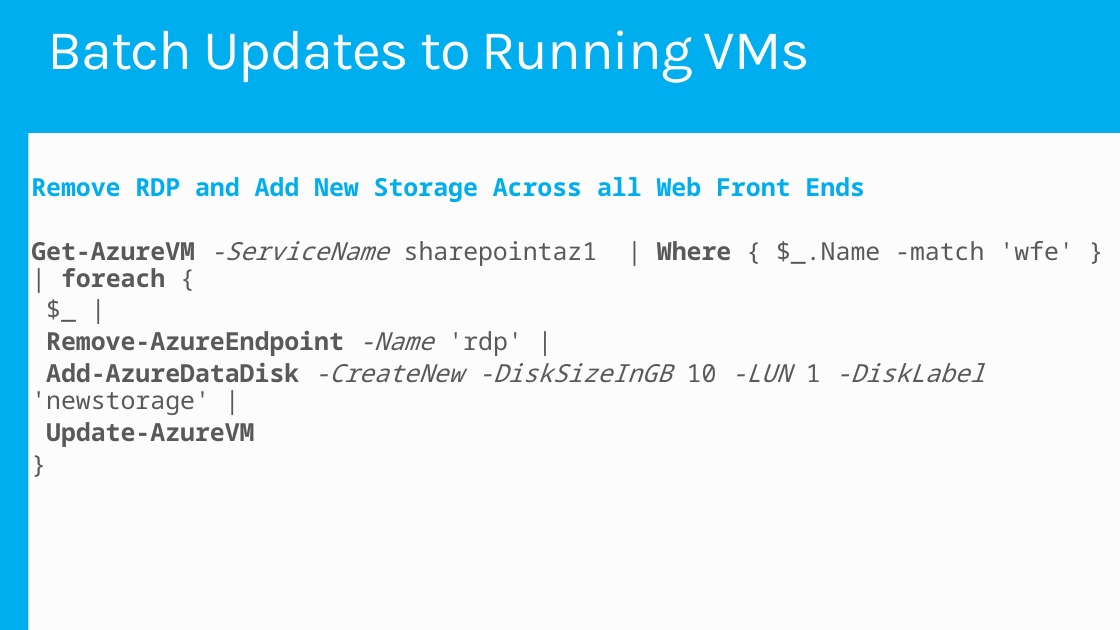
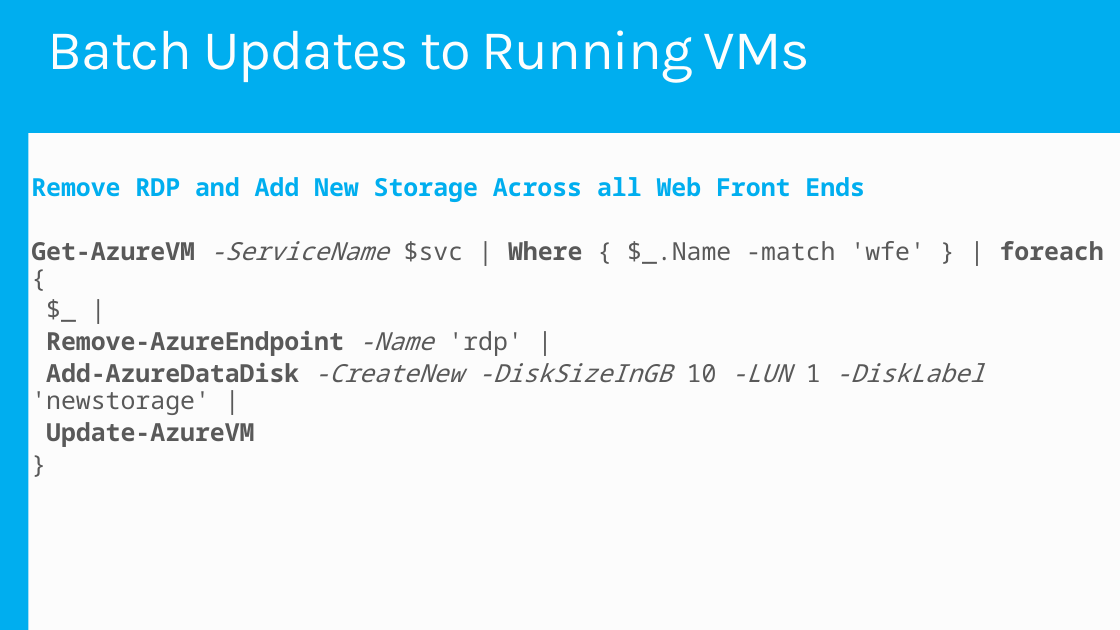
Before and after one commit to mwasham/WATK-Presentations, a slide deck: slide 26 of ManagingVMsPowerShell/ManagingIaaS-PowerShell.pptx (slide 25 before the commit). Drawn at 1120x630 pixels with LibreOffice and Linux fonts; fonts in the diff are those of the drawing. Boxes give left, top, right and bottom in pixels: in the first picture for what was removed or moved away, otherwise in the second. Text is boxed around its words. In the diff, an @@ line names an element or a change of style, - is before the commit and + after.

```diff
--- a/ManagingVMsPowerShell/ManagingIaaS-PowerShell.pptx
+++ b/ManagingVMsPowerShell/ManagingIaaS-PowerShell.pptx
@@ text at <box>31,241,1104,264</box>: text changed @@
-Get-AzureVM -ServiceName sharepointaz1 | Where { $_.Name -match 'wfe' } | foreach {
+Get-AzureVM -ServiceName $svc | Where { $_.Name -match 'wfe' } | foreach {
```
Also in this commit, not shown: 6 other slides changed, 2 slides added.
